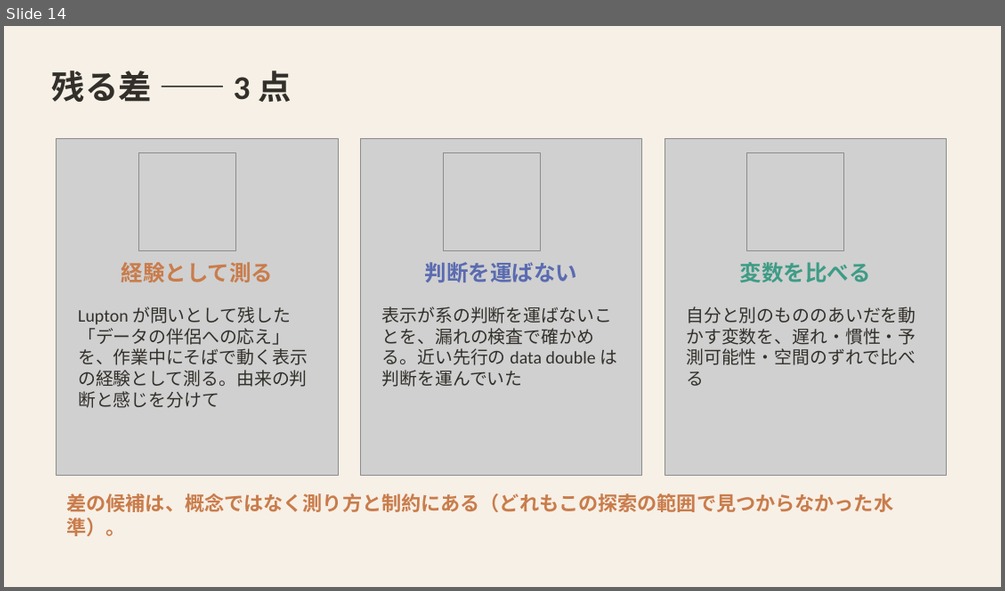
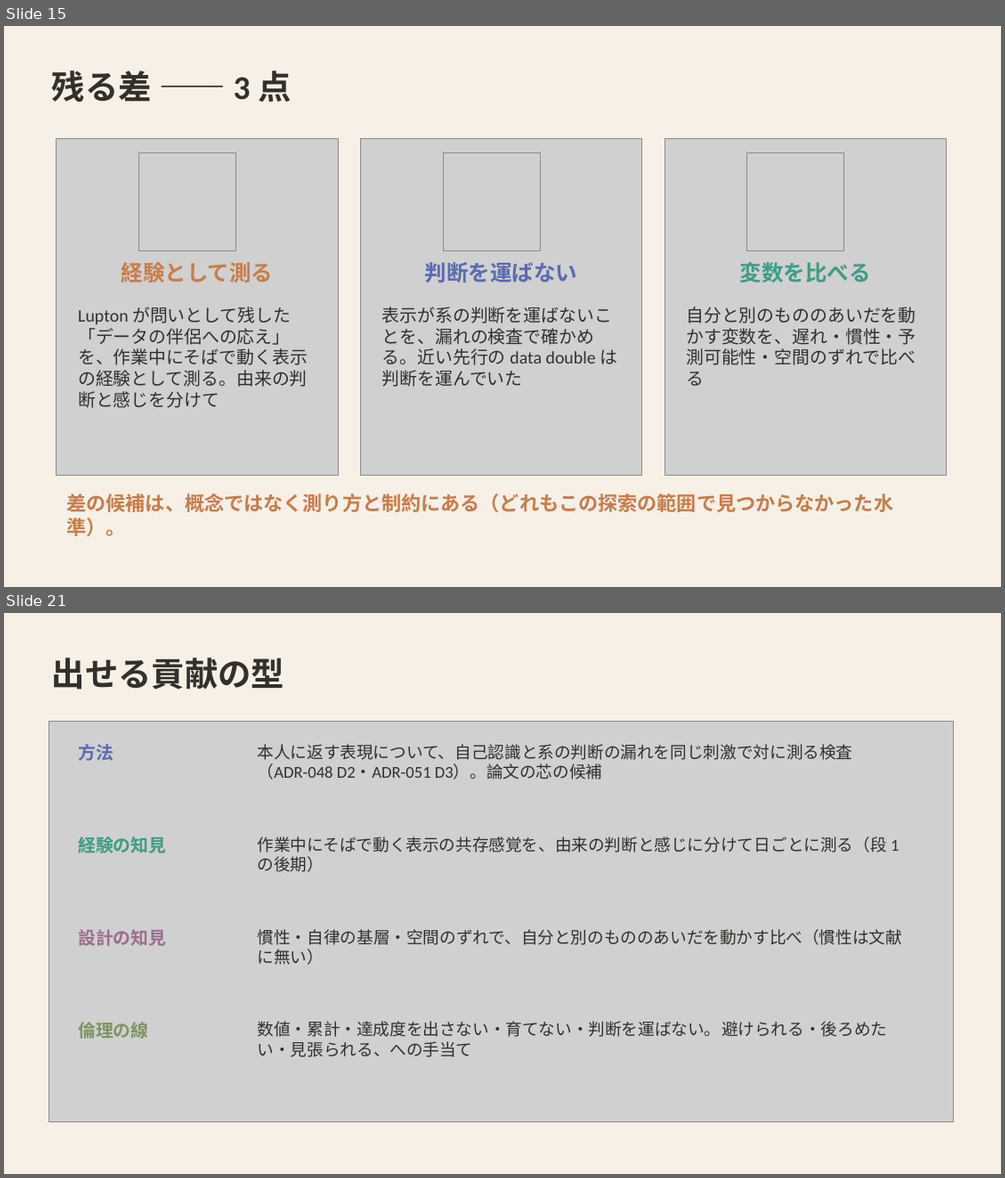
Before and after one commit to mikotomiura/GSE-prototype, a slide deck: docs/slides/project-overview/GSE_handmark_design.pptx. Shown one above the other, each under a label of ours: slide 14 before the commit, slides 15 and 21 after it; the slides between them are not shown. The pictures are 1005x591 and 1005x1178 pixels, drawn with LibreOffice and Linux fonts; fonts in the diff are those of the drawing; grey boxes stand for pictures. Boxes give left, top, right and bottom in pixels: in the first picture for what was removed or moved away, otherwise in the second. Text is boxed around its words. In the diff, an @@ line names an element or a change of style, - is before the commit and + after.

```diff
--- a/docs/slides/project-overview/GSE_handmark_design.pptx
+++ b/docs/slides/project-overview/GSE_handmark_design.pptx
@@ slide 21 added at <box>4,613,1001,1174</box>, background #F7F0E6 @@
@@ text added at <box>52,657,284,690</box>, 32 pt, text #33302B, bold @@
+出せる貢献の型
@@ picture added at <box>48,722,954,1121</box> @@
@@ text added at <box>78,744,113,761</box>, 17 pt, text #5A6BB0, bold @@
+方法
@@ text added at <box>258,744,853,779</box>, 16 pt, text #33302B @@
+本人に返す表現について、自己認識と系の判断の漏れを同じ刺激で対に測る検査（ADR-048 D2・ADR-051 D3）。論文の芯の候補
@@ text added at <box>78,836,166,853</box>, 17 pt, text #3E9C86, bold @@
+経験の知見
@@ text added at <box>258,836,898,872</box>, 16 pt, text #33302B @@
+作業中にそばで動く表示の共存感覚を、由来の判断と感じに分けて日ごとに測る（段 1 の後期）
@@ text added at <box>78,929,166,946</box>, 17 pt, text #9B6E8F, bold @@
+設計の知見
@@ text added at <box>258,929,902,965</box>, 16 pt, text #33302B @@
+慣性・自律の基層・空間のずれで、自分と別のもののあいだを動かす比べ（慣性は文献に無い）
@@ text added at <box>78,1022,148,1038</box>, 17 pt, text #7F9463, bold @@
+倫理の線
@@ text added at <box>258,1021,888,1057</box>, 16 pt, text #33302B @@
+数値・累計・達成度を出さない・育てない・判断を運ばない。避けられる・後ろめたい・見張られる、への手当て
@@ what was slide 14 is now slide 15 @@
```
Also in this commit, not shown: 5 slides changed, 6 other slides added, 6 other files.
